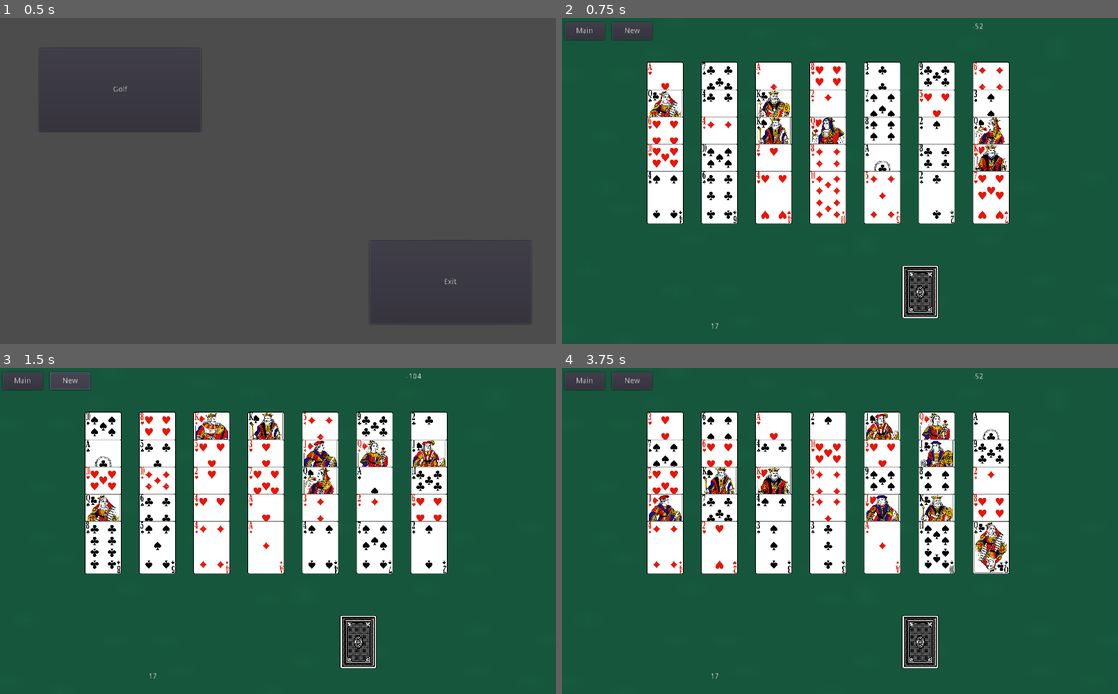
Above: before the commit, frames 1-4 (two rows, left to right).
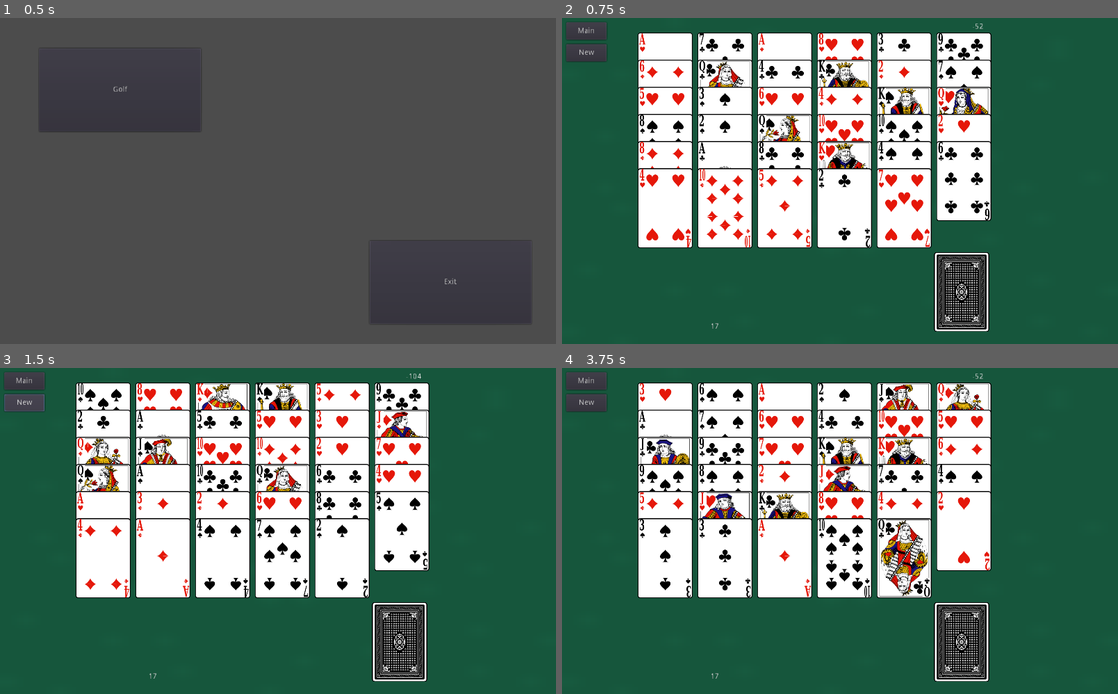
Above: after the commit, the same moments.

Repository: fbrunet99/Solitaire
Game: Godot game, scene res://main.tscn
Same seed, same stepped clock (60 frames per second), same inputs: the game is played once before the commit and once after it.
Inputs:
- Up to frame 1 (0.5 s): no input
- Up to frame 2 (0.75 s): click "Golf" at 0.5 s
- Up to frame 3 (1.5 s): click "New" at 1.25 s
- Up to frame 4 (3.75 s): click "New" at 2 s; click "Main" at 2.75 s; click "Golf" at 3.5 s

Frame 1 is identical in both runs. In frame 2, 34% of the frame differs, in the area x 0-81%, y 1-97%; in frame 3, 34%; in frame 4, 36%.

Commit message:
increased card size

Diff:
--- a/src/card.tscn
+++ b/src/card.tscn
@@ -360,7 +360,7 @@
 extents = Vector2( 83, 121 )
 
 [node name="Card" type="Area2D"]
-scale = Vector2( 0.4, 0.4 )
+scale = Vector2( 0.6, 0.6 )
 script = ExtResource( 2 )
 
 [node name="CardSprite" type="AnimatedSprite" parent="."]
--- a/src/golf.gd
+++ b/src/golf.gd
@@ -2,7 +2,7 @@
 
 var Card = preload("res://card.tscn")
 
-const COL_WIDTH = 100
+const COL_WIDTH = 110
 const DECK_SIZE = 52
 const ROW_HEIGHT = 50
 const STOCK_LEFT = 1900
@@ -10,12 +10,13 @@
 const TABLEAU_LEFT = 190
 const TABLEAU_RIGHT = 800
 const TABLEAU_SIZE = 35
-const TABLEAU_TOP = 130
+const TABLEAU_TOP = 100
 
 var _deck = []
 var _stock = []
 
 func _ready():
+	randomize()
 	$Stock.connect("card_clicked", self, "on_stock_clicked")
 	var pos = Vector2(300, 0)
 	var card
--- a/src/golf.tscn
+++ b/src/golf.tscn
@@ -19,9 +19,9 @@
 }
 
 [node name="Main" type="Button" parent="."]
-margin_left = 5.0
+margin_left = 8.0
 margin_top = 8.0
-margin_right = 79.0
+margin_right = 82.0
 margin_bottom = 40.0
 text = "Main"
 __meta__ = {
@@ -29,20 +29,20 @@
 }
 
 [node name="New" type="Button" parent="."]
-margin_left = 92.0
-margin_top = 8.0
-margin_right = 166.0
-margin_bottom = 40.0
+margin_left = 8.0
+margin_top = 48.0
+margin_right = 82.0
+margin_bottom = 80.0
 text = "New"
 __meta__ = {
 "_edit_use_anchors_": false
 }
 
 [node name="Stock" parent="." instance=ExtResource( 2 )]
-position = Vector2( 660, 504 )
+position = Vector2( 736, 504 )
 
 [node name="Current" parent="." instance=ExtResource( 2 )]
-position = Vector2( 386, 504 )
+position = Vector2( 400, 504 )
 
 [node name="ScoreOverlay" parent="." instance=ExtResource( 4 )]
 [connection signal="pressed" from="Main" to="." method="_on_Main_pressed"]
